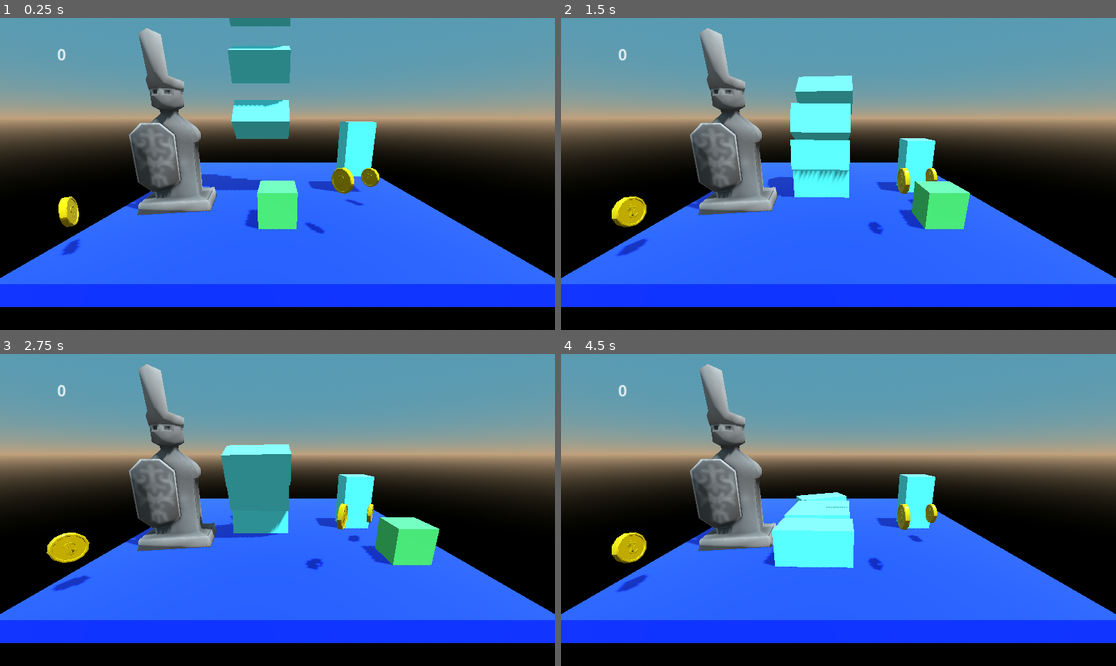
Above: before the commit, frames 1-4 (two rows, left to right).
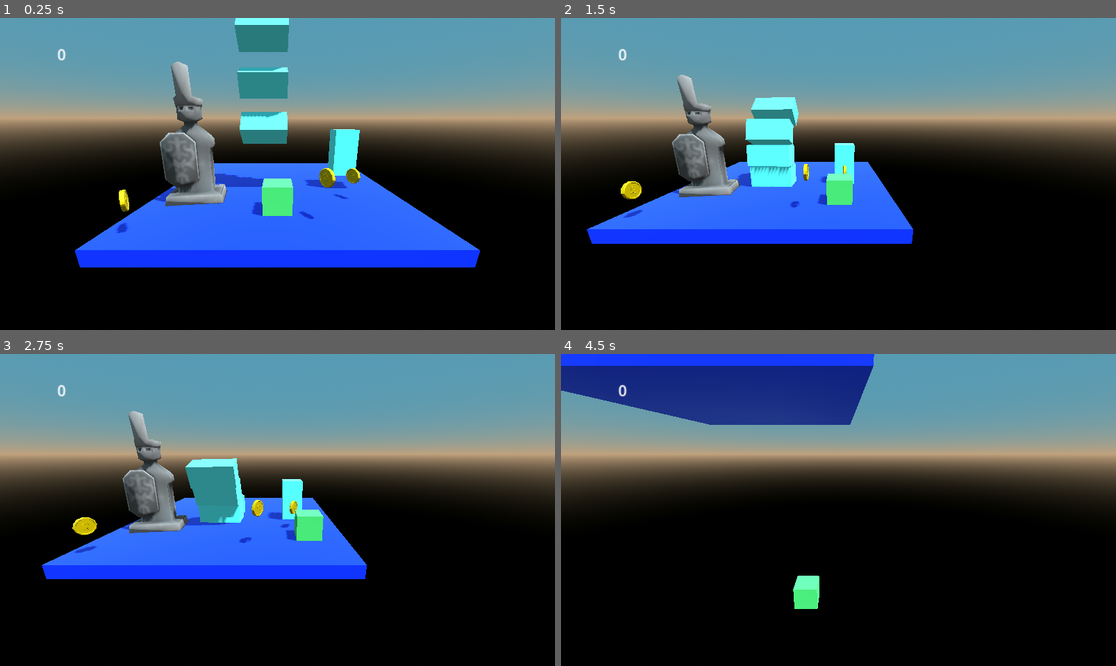
Above: after the commit, the same moments.

Repository: fpendii/Belajar-Godot
Game: Godot game, scene res://level_1.tscn
Two runs of this game, one before a commit and one after it. Both use one fixed random seed, a clock stepped at 60 frames per second and the inputs below. The project has no main scene, so this scene is started directly.
Inputs:
- Up to frame 1 (0.25 s): no input
- Up to frame 2 (1.5 s): hold Right (ui_right) 0.53-1.28 s; hold Left (ui_left) from 1.28 s (still down)
- Up to frame 3 (2.75 s): release Left (ui_left) at 2.03 s; hold Right (ui_right) from 2.03 s (still down)
- Up to frame 4 (4.5 s): release Right (ui_right) at 3.53 s; hold Left (ui_left) from 3.53 s (still down)

The runs differ from the first frame. In frame 1, 30% of the frame differs, in the area x 0-100%, y 0-93%; in frame 2, 40%; in frame 3, 38%; in frame 4, 48%.

Commit message:
update fitur camera movement

Diff:
--- a/steve.tscn
+++ b/steve.tscn
@@ -10,6 +10,10 @@
 
 
 func _physics_process(delta: float) -> void:
+
+
+
+
 	# Add the gravity.
 	if not is_on_floor():
 		velocity += get_gravity() * delta
@@ -30,6 +34,9 @@
 		velocity.z = move_toward(velocity.z, 0, SPEED)
 
 	move_and_slide()
+
+	#Make Camera Controller Match the Position Of myselft
+	$Camera_Controller.position = lerp($Camera_Controller.position,position,0.05)
 "
 
 [sub_resource type="StandardMaterial3D" id="StandardMaterial3D_k63y0"]
